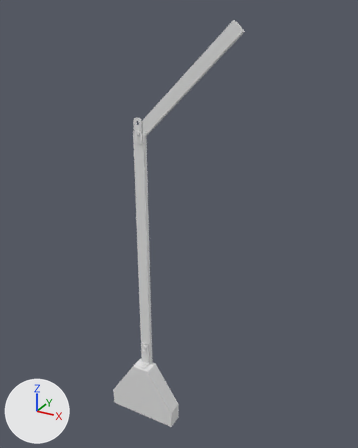
Two versions of the FBX model Racer/Assets/Models/Hek modulair/Rechts/Modulair hek (rechts).fbx, one commit apart.
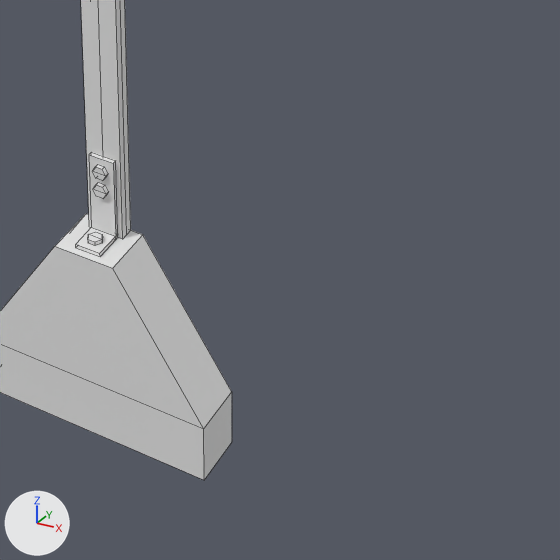
Old and new are each drawn whole from a camera (50 mm lens) standing at (1.904, -4.744, 3.309) and looking at (0.269, -1.772, 1.822) and again close up on the part from 33% to 74% of the width and 68% to 100% of the height. Lighting does not change. The marker at lower left points along +X, +Y and +Z. The close-ups show mesh edges as thin lines. Where no turn or scale is listed for an object, it has been applied to the vertices.

The scene before the commit, as lines of its bpy script (objects in view):
```python
me_cube_007 = bpy.data.meshes.new('Cube.007')
me_cube_007.from_pydata(...)  # 130 vertices, 102 faces; spans x -0.3..0.74, y -0.13..0.0, z 0.0..3.23
me_cube_007.materials.append(mat_material)  # white #e7e7e7
# before: 9 (0.3, 0.0, 0.15) at pixel (231, 391), 10 (0.3, 0.0, 0.0) at pixel (231, 442), 125 (0.3, -0.13, 0.0) at pixel (204, 480), 128 (0.3, -0.13, 0.15) at pixel (203, 428)
ob_cube_005 = bpy.data.objects.new('Cube.005', me_cube_007)
ob_cube_005.location = (0.0, -1.837, 0.0)
```
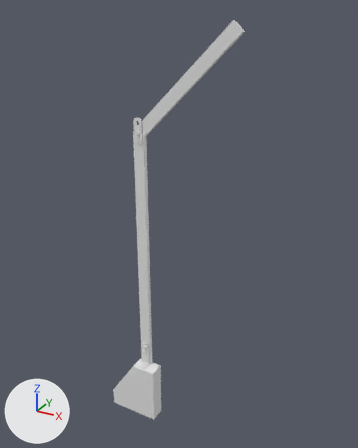
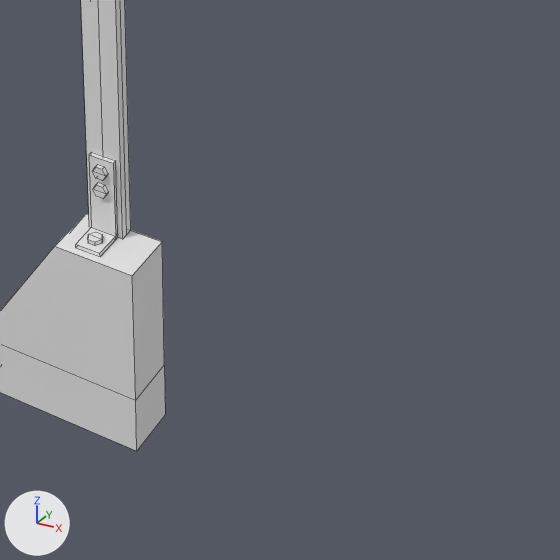
Boxes [x1, y1, x2, y2] around the edits, measured in the close-ups (560 x 560 px; the box of a moved part takes in the faces that stretch with it):
'Cube.005', reshaped
    before: [0, 0, 232, 480]
    after: [0, 0, 165, 451]
part 1 of me_cube_007, moved or reshaped
    before: [109, 233, 232, 480]
    after: [109, 233, 165, 451]

The change, as a list of edits to the scene's bpy script:
```text
Change me_cube_007:
    where me_cube_007.from_pydata(...)  # 130 vertices, 102 faces; spans x -0.3..0.74, y -0.13..0.0, z 0.0..3.23
    used by ob_cube_005; location = (0.0, -1.837, 0.0)
    me_cube_007 part 1
    add for i in [9, 10, 125, 128]: me_cube_007.vertices[i].co += Vector((-0.18, 0.0, 0.0))
    me_cube_007.vertices[12].co: (0.08, 0.0, 0.5) -> (0.12, 0.0, 0.5)  # pixel (142, 234) -> pixel (162, 241)
    me_cube_007.vertices[129].co: (0.08, -0.13, 0.5) -> (0.12, -0.13, 0.5)  # pixel (112, 268) -> pixel (132, 275)
```
